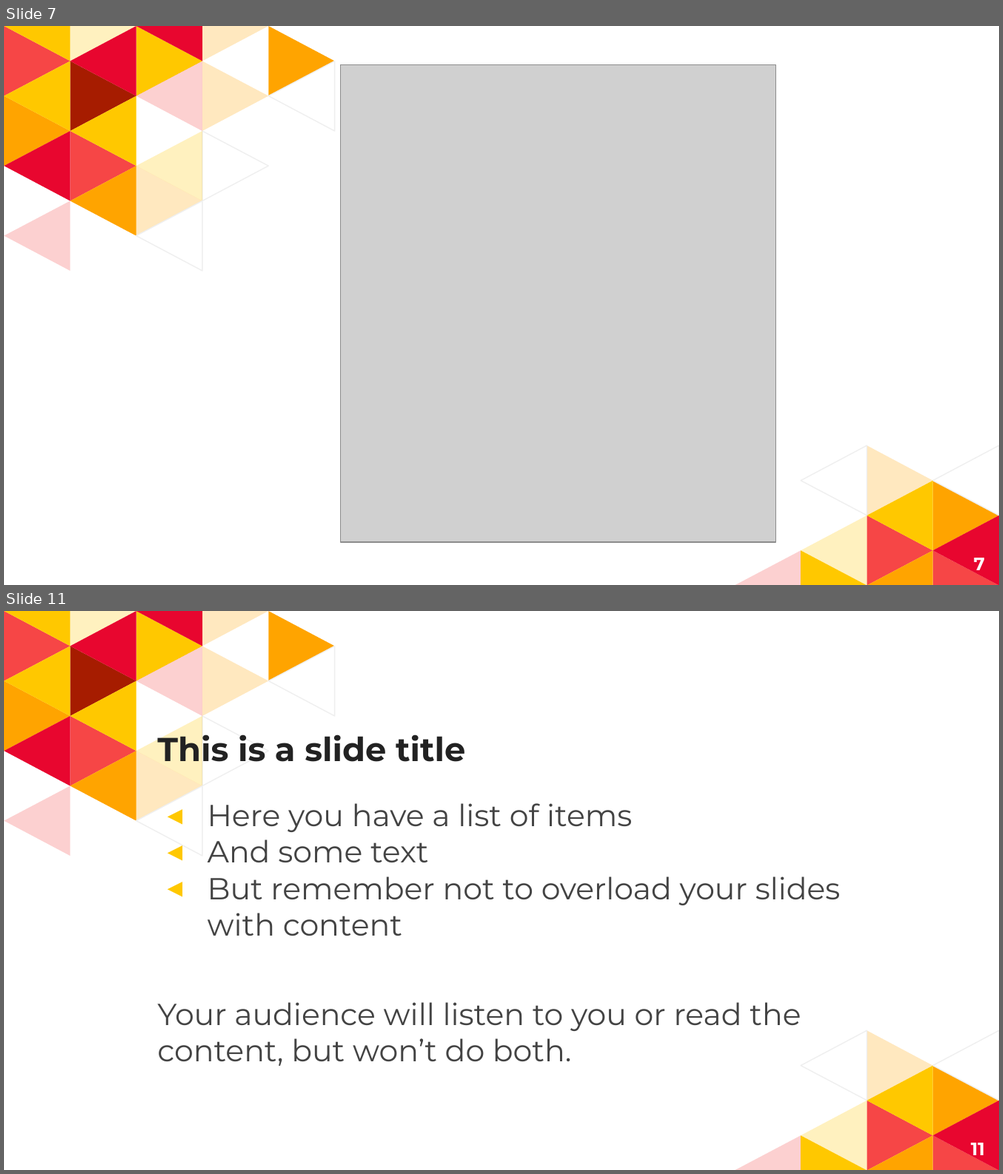
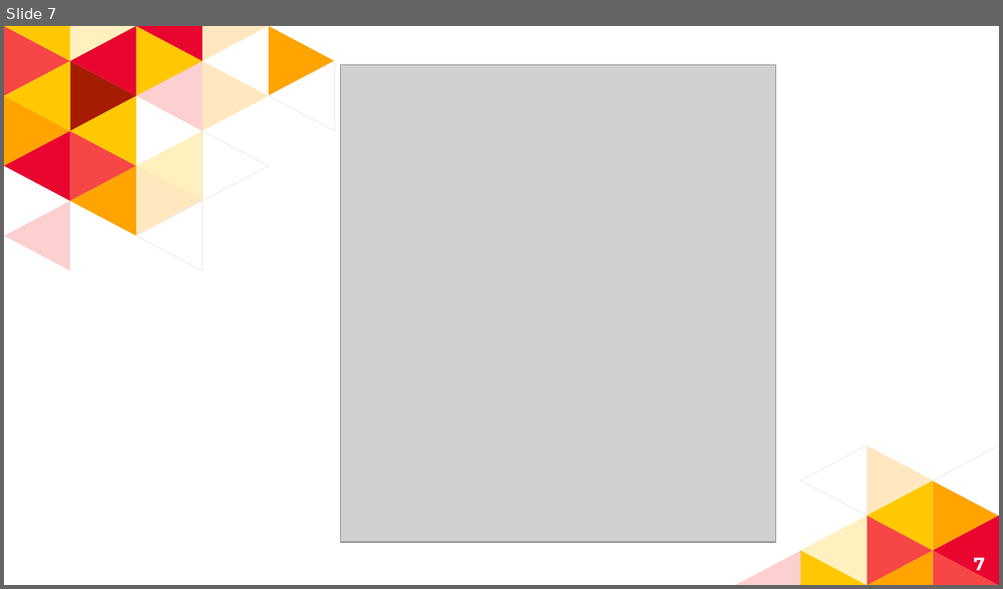
Before and after one commit to krashilili/Project2, a slide deck: PPT presentation/Slides.pptx. Shown one above the other, each under a label of ours: slides 7 and 11 before the commit, slide 7 after it; the slides between them are not shown. The pictures are 1003x1174 and 1003x589 pixels, drawn with LibreOffice and Linux fonts; fonts in the diff are those of the drawing; grey boxes stand for pictures. Boxes give left, top, right and bottom in pixels: in the first picture for what was removed or moved away, otherwise in the second. Text is boxed around its words. In the diff, an @@ line names an element or a change of style, - is before the commit and + after.

```diff
--- a/PPT presentation/Slides.pptx
+++ b/PPT presentation/Slides.pptx
@@ slide 11 removed at [4, 611, 999, 1170], background #FFFFFF; not listed: 35 template elements that a slide beside it also shows @@
@@ title removed at [157, 729, 465, 769] @@
-This is a slide title
@@ text removed at [157, 803, 840, 1066] @@
-◂ Here you have a list of items
-◂ And some text
-◂ But remember not to overload your slides with content
-Your audience will listen to you or read the content, but won’t do both.
@@ page number removed at [970, 1143, 984, 1160] @@
-11
```
Also in this commit, not shown: 3 slides changed, 22 other slides removed.
